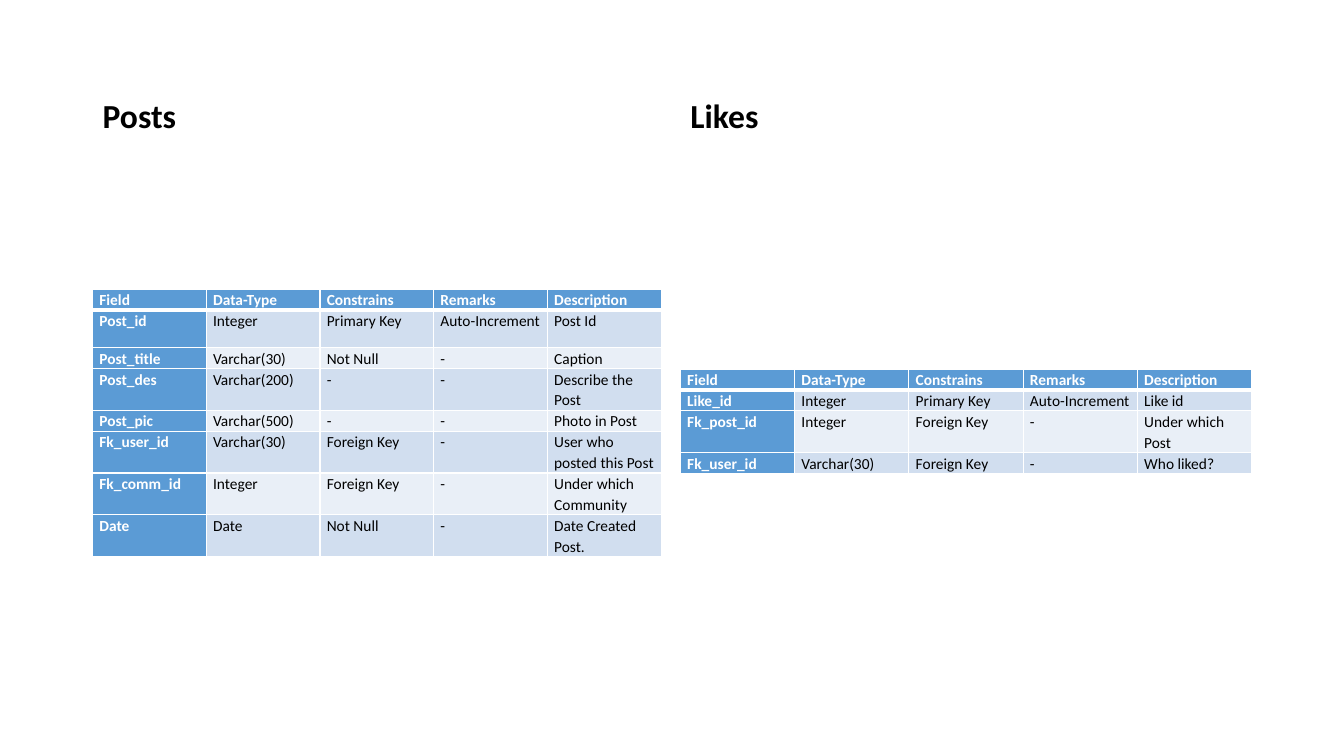
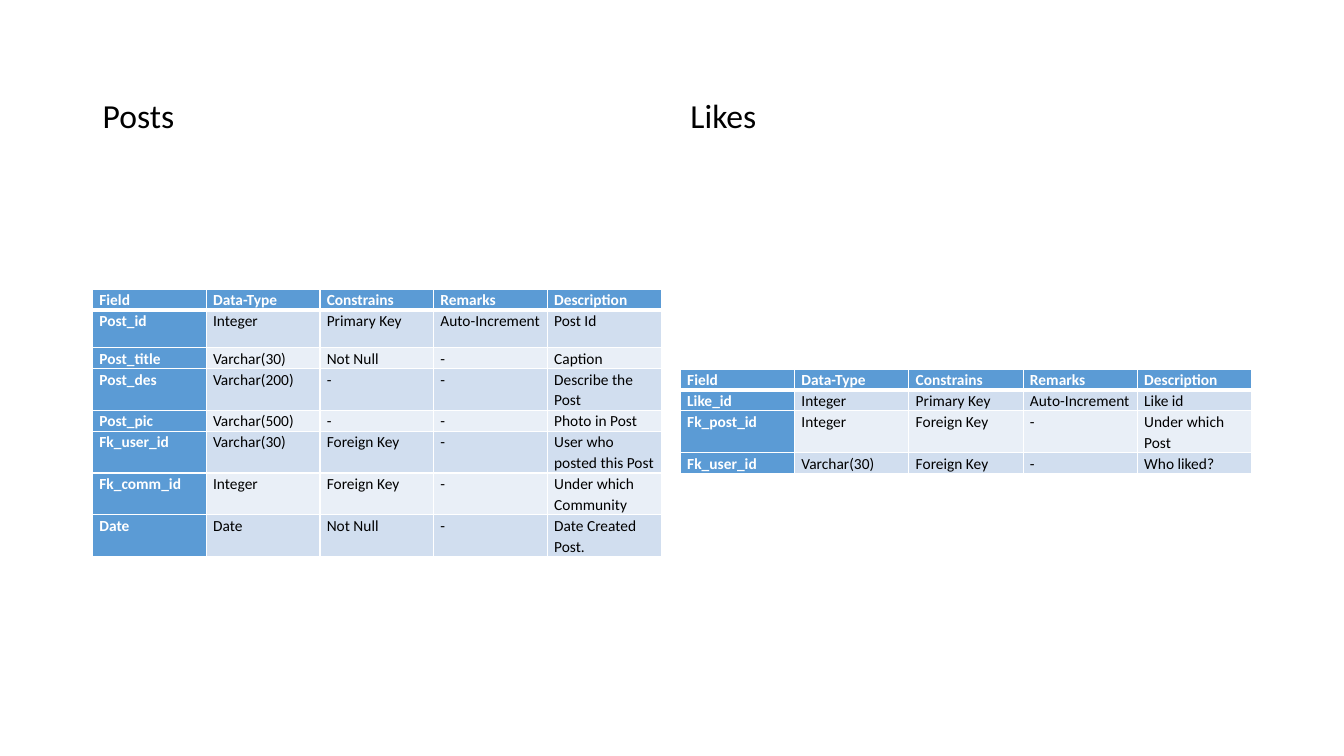
Before and after one commit to zeel91297/Project-Documents, a slide deck: slide 32 of Sem 5/Let’s Meet.pptx. Drawn at 1344x756 pixels with LibreOffice and Linux fonts; fonts in the diff are those of the drawing; background and template pictures are left out. Boxes give left, top, right and bottom in pixels: in the first picture for what was removed or moved away, otherwise in the second. Text is boxed around its words. In the diff, an @@ line names an element or a change of style, - is before the commit and + after.

```diff
--- a/Sem 5/Let’s Meet.pptx
+++ b/Sem 5/Let’s Meet.pptx
@@ text "Posts" at box(103, 106, 175, 129): bold off @@
@@ text "Likes" at box(690, 104, 756, 129): bold off @@
```
Also in this commit, not shown: 13 other slides changed, 1 slide added, 19 other files.
